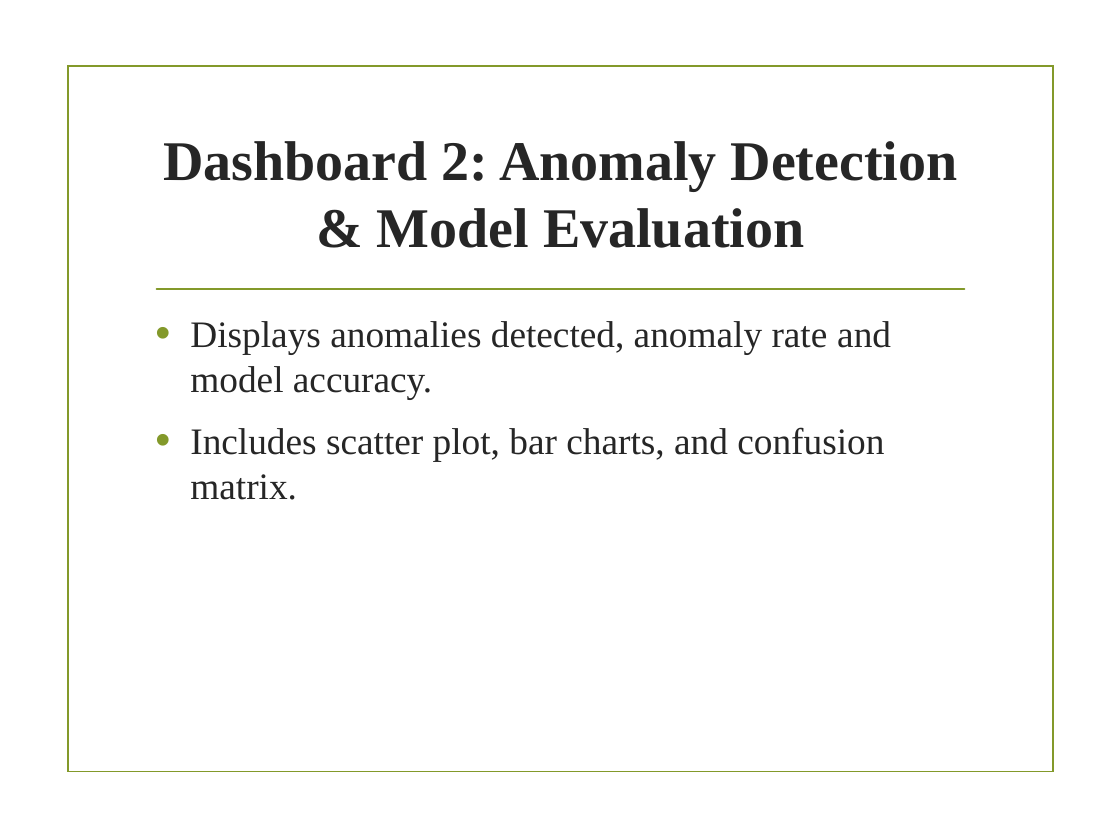
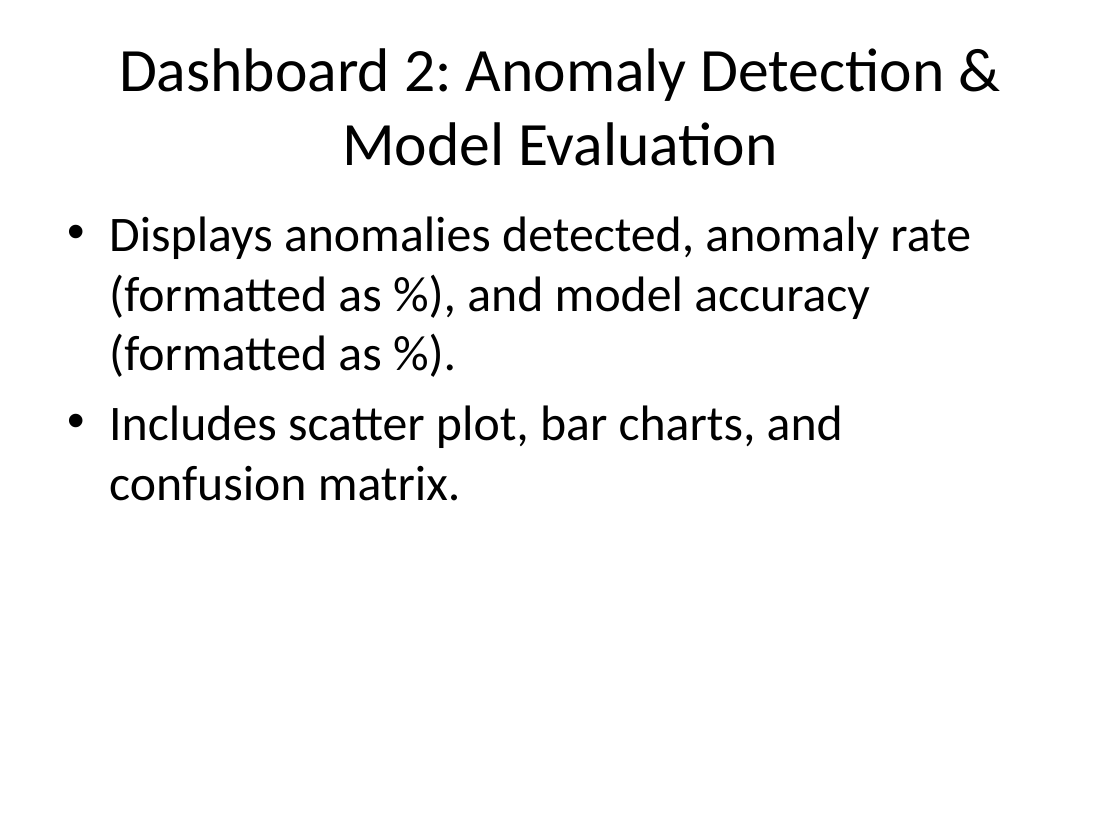
Before and after one commit to Serge731/CyberSecurityBigDataAnalytics, a slide deck: slide 7 of Cybersecurity_Capstone_Presentation.pptx. Drawn at 1120x840 pixels with LibreOffice and Linux fonts; fonts in the diff are those of the drawing; background and template pictures are left out. Boxes give left, top, right and bottom in pixels: in the first picture for what was removed or moved away, otherwise in the second. Text is boxed around its words. In the diff, an @@ line names an element or a change of style, - is before the commit and + after.

```diff
--- a/Cybersecurity_Capstone_Presentation.pptx
+++ b/Cybersecurity_Capstone_Presentation.pptx
@@ title "Dashboard 2: Anomaly Detection & ...": place and size @@
-title "Dashboard 2: Anomaly Detection & ..." at (163,141,958,248)
+title "Dashboard 2: Anomaly Detection & ..." at (119,48,945,166)
@@ title "Dashboard 2: Anomaly Detection & ..." at (119,48,945,166): size 36 to 39.6 pt, font Times New Roman to Calibri, text colour #262626 to #000000, bold off @@
@@ rectangle removed at (68,66,1053,772) @@
@@ text "Displays anomalies detected, anomaly rate ...": place and size @@
-text "Displays anomalies detected, anomaly rate ..." at (190,321,891,500)
+text "Displays anomalies detected, anomaly rate ..." at (109,216,971,501)
@@ text at (109,216,971,377): text changed; size 24 to 32 pt; font Times New Roman to Calibri; text colour #262626 to #000000 @@
-• Displays anomalies detected, anomaly rate and model accuracy.
+• Displays anomalies detected, anomaly rate (formatted as %), and model accuracy (formatted as %).
@@ line removed from (157, 289) to (964, 289) @@
@@ text at (109,405,843,501): size 24 to 32 pt, font Times New Roman to Calibri, text colour #262626 to #000000 in "Includes scatter plot, bar charts, and confusion ..."; indent changed; less space between paragraphs @@
```
Also in this commit, not shown: 11 other slides changed, 1 slide removed.
